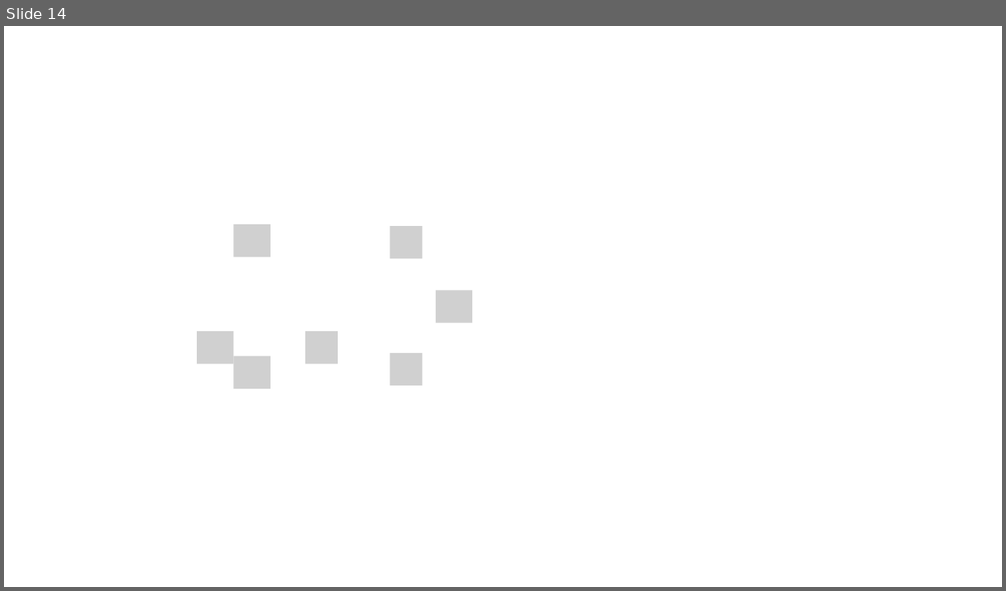
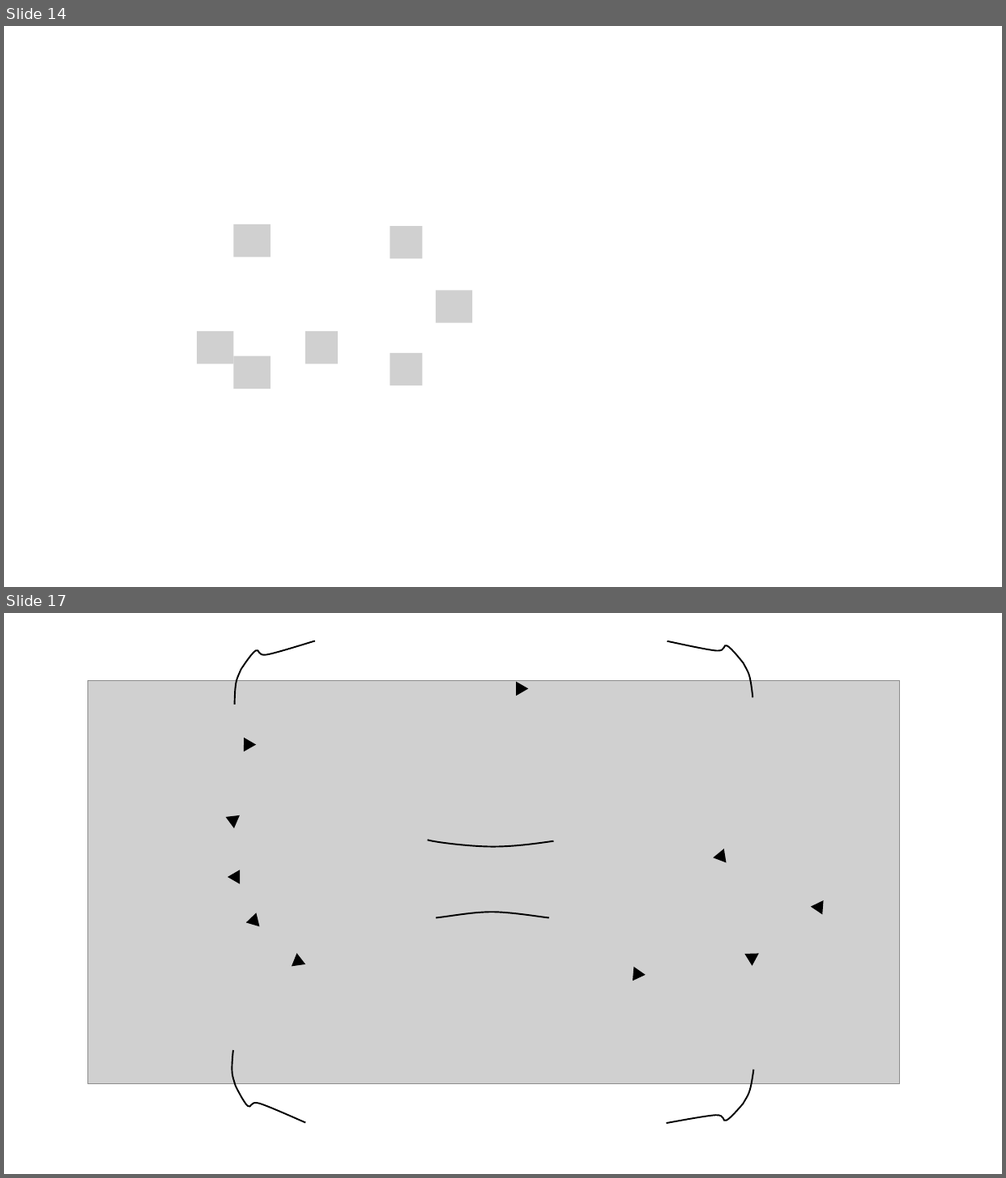
Before and after one commit to OSTP/PhysicsArtofModelling, a slide deck: tex/figures/MagneticForce/Figures.pptx. Shown one above the other, each under a label of ours: slide 14 before the commit, slides 14 and 17 after it; the slides between them are not shown. The pictures are 1006x591 and 1006x1178 pixels, drawn with LibreOffice and Linux fonts; fonts in the diff are those of the drawing; grey boxes stand for pictures; background and template pictures are left out. Boxes give left, top, right and bottom in pixels: in the first picture for what was removed or moved away, otherwise in the second. Text is boxed around its words. In the diff, an @@ line names an element or a change of style, - is before the commit and + after.

```diff
--- a/tex/figures/MagneticForce/Figures.pptx
+++ b/tex/figures/MagneticForce/Figures.pptx
@@ slide 17 added at [4,613,1002,1174], background #FFFFFF @@
@@ triangle added at [518,684,525,693], fill #000000, outline #000000 3 pt @@
@@ triangle added at [241,738,253,749], fill #000000, outline #000000 3 pt @@
@@ triangle added at [227,814,237,825], fill #000000, outline #000000 3 pt @@
@@ triangle added at [716,852,725,862], fill #000000, outline #000000 3 pt @@
@@ triangle added at [231,873,238,882], fill #000000, outline #000000 3 pt @@
@@ triangle added at [814,902,822,912], fill #000000, outline #000000 3 pt @@
@@ triangle added at [248,916,258,926], fill #000000, outline #000000 3 pt @@
@@ triangle added at [746,952,756,963], fill #000000, outline #000000 3 pt @@
@@ triangle added at [292,956,303,969], fill #000000, outline #000000 3 pt @@
@@ triangle added at [632,968,643,978], fill #000000, outline #000000 3 pt @@
@@ group added at [88,627,900,1141]: 6 freeform shapes, 1 picture @@
```
Also in this commit, not shown: 2 other slides added, 3 other files.
